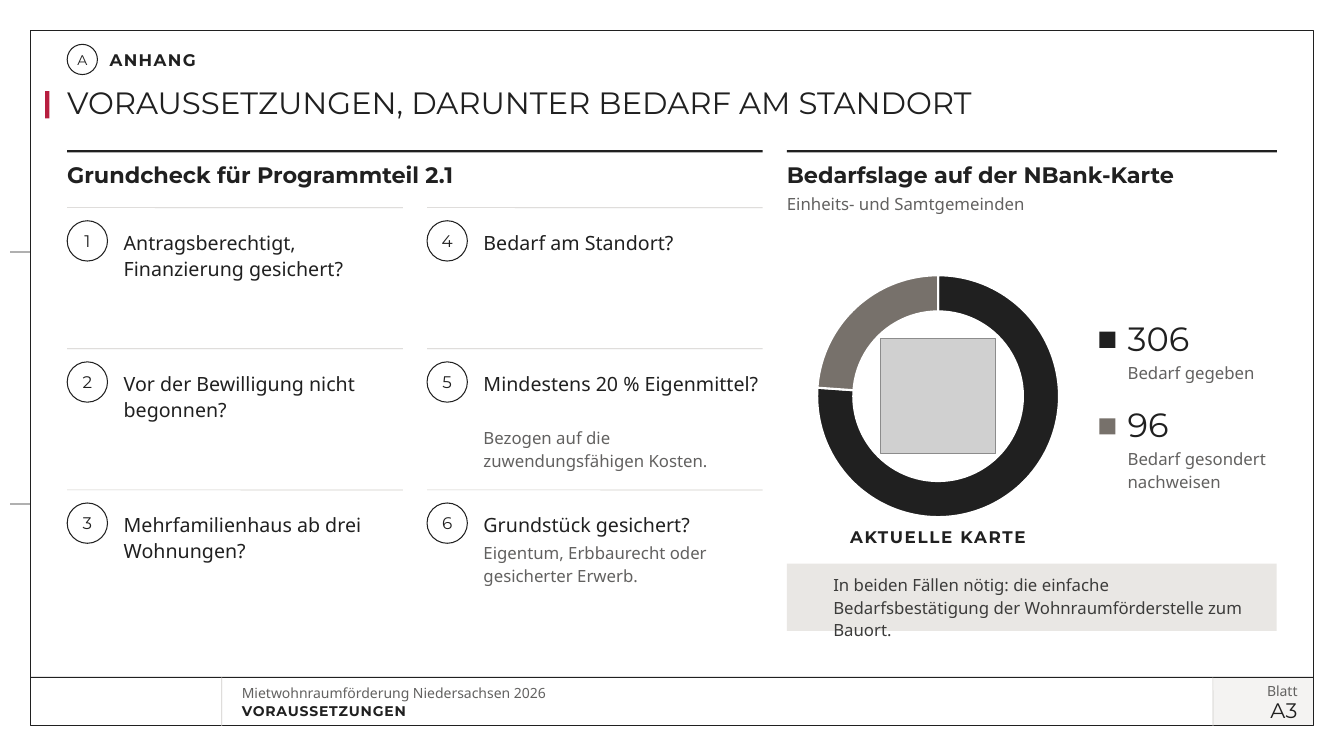
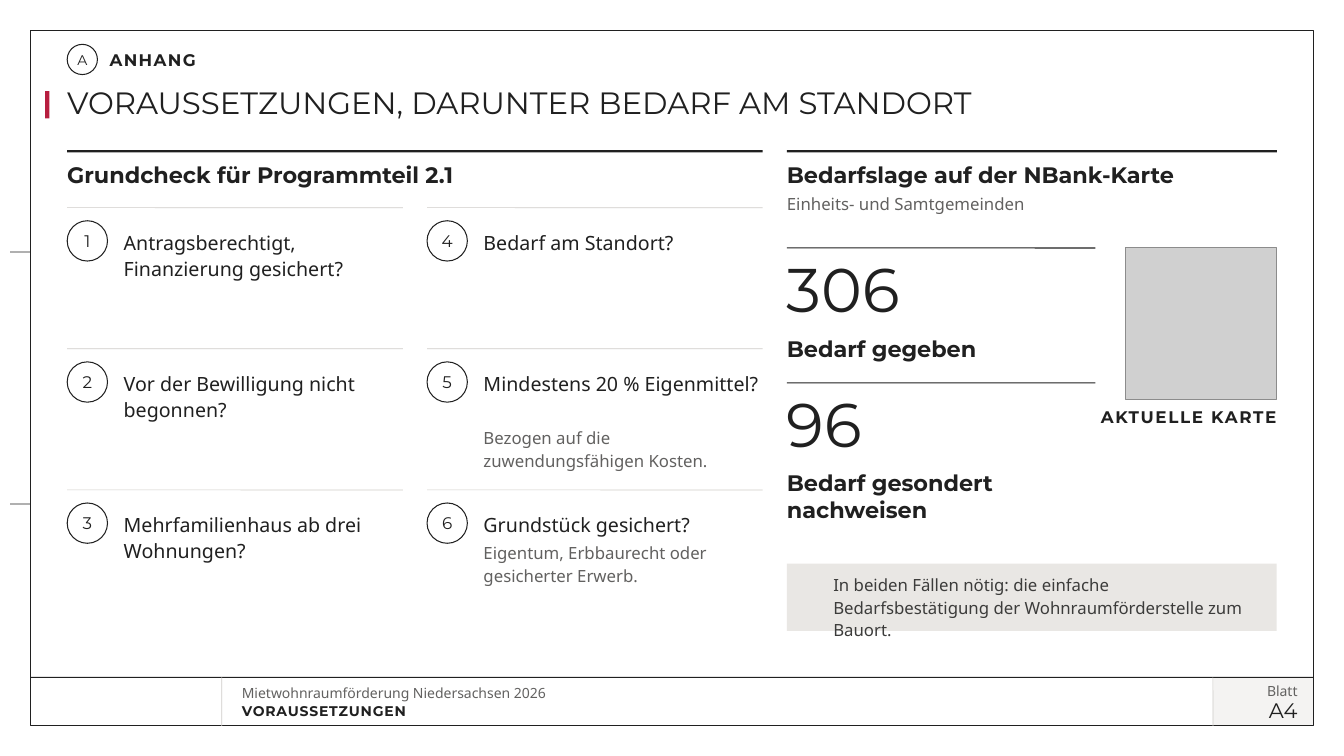
Before and after one commit to vgedaschko/NBank, a slide deck: slide 33 of praesentation/dist/PGN-Mietwohnraumfoerderung-Niedersachsen-2026-Vortrag.pptx (slide 32 before the commit). Drawn at 1344x756 pixels with LibreOffice and Linux fonts; fonts in the diff are those of the drawing; grey boxes stand for pictures; background and template pictures are left out. Boxes give left, top, right and bottom in pixels: in the first picture for what was removed or moved away, otherwise in the second. Text is boxed around its words. In the diff, an @@ line names an element or a change of style, - is before the commit and + after.

```diff
--- a/praesentation/dist/PGN-Mietwohnraumfoerderung-Niedersachsen-2026-Vortrag.pptx
+++ b/praesentation/dist/PGN-Mietwohnraumfoerderung-Niedersachsen-2026-Vortrag.pptx
@@ text "306" at (787,268,900,313): size 24 to 44 pt; line spacing 26pt to 44pt @@
@@ text "306": place and size @@
-text "306" at (1128,327,1190,352)
+text "306" at (787,268,900,313)
@@ doughnut chart removed at (787,245,1090,547) @@
-categories: Bedarf gegeben, Bedarf gesondert nachweisen
-Series 1: 76, 24
@@ line added from (787, 248) to (1096, 248), #202020 0.75 pt @@
@@ picture: place and size @@
-picture at (881,339,996,454)
+picture at (1126,248,1277,399)
@@ ellipse removed at (853,311,1024,482) @@
@@ text "Bedarf gegeben": place and size @@
-text "Bedarf gegeben" at (1128,366,1255,383)
+text "Bedarf gegeben" at (787,340,976,362)
@@ text "Bedarf gegeben" at (787,340,976,362): size 12 to 16 pt, font Noto Sans to Montserrat, text colour #626160 to #202020, bold on; line spacing 1.12 to 1 @@
@@ rectangle removed at (1100,332,1116,348) @@
@@ line added from (787, 383) to (1096, 383), #202020 0.75 pt @@
@@ text "96": place and size @@
-text "96" at (1128,413,1169,438)
+text "96" at (787,403,862,448)
@@ text "96" at (787,403,862,448): size 24 to 44 pt; line spacing 26pt to 44pt @@
@@ text "AKTUELLE KARTE": place and size @@
-text "AKTUELLE KARTE" at (850,531,952,544)
+text "AKTUELLE KARTE" at (1101,411,1203,423)
@@ text "AKTUELLE KARTE" at (1101,411,1203,423): alignment centre to right @@
@@ rectangle removed at (1100,418,1116,435) @@
@@ text "Bedarf gesondert nachweisen" at (787,474,993,518): size 12 to 16 pt, font Noto Sans to Montserrat, text colour #626160 to #202020, bold on; line spacing 1.12 to 1 @@
@@ text "Bedarf gesondert nachweisen": place and size @@
-text "Bedarf gesondert nachweisen" at (1128,452,1266,488)
+text "Bedarf gesondert nachweisen" at (787,474,993,518)
@@ text at (1269,703,1298,718): text changed @@
-A3
+A4
```
Also in this commit, not shown: 18 other slides changed, 1 slide added, 26 other files.
